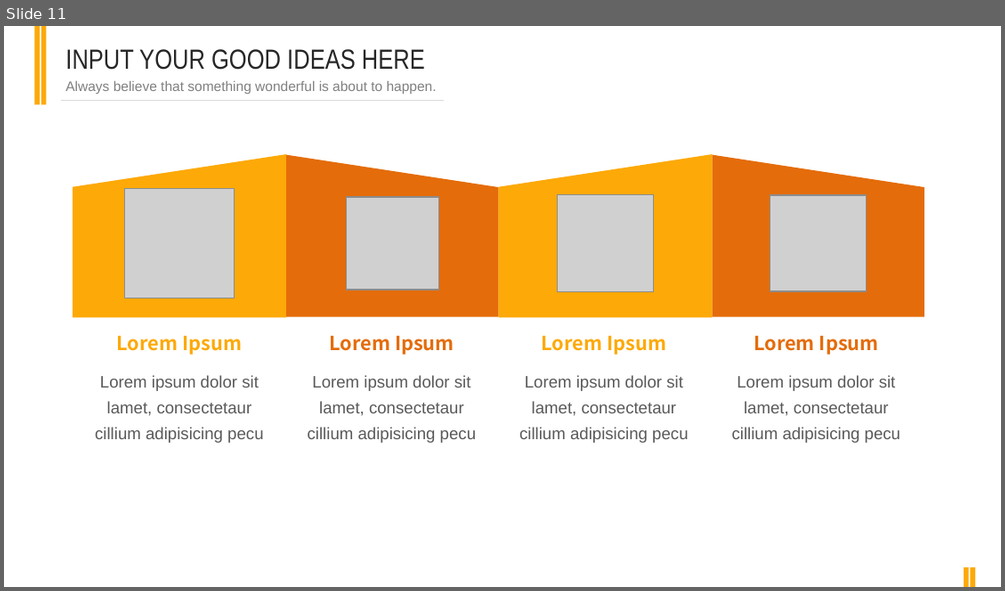
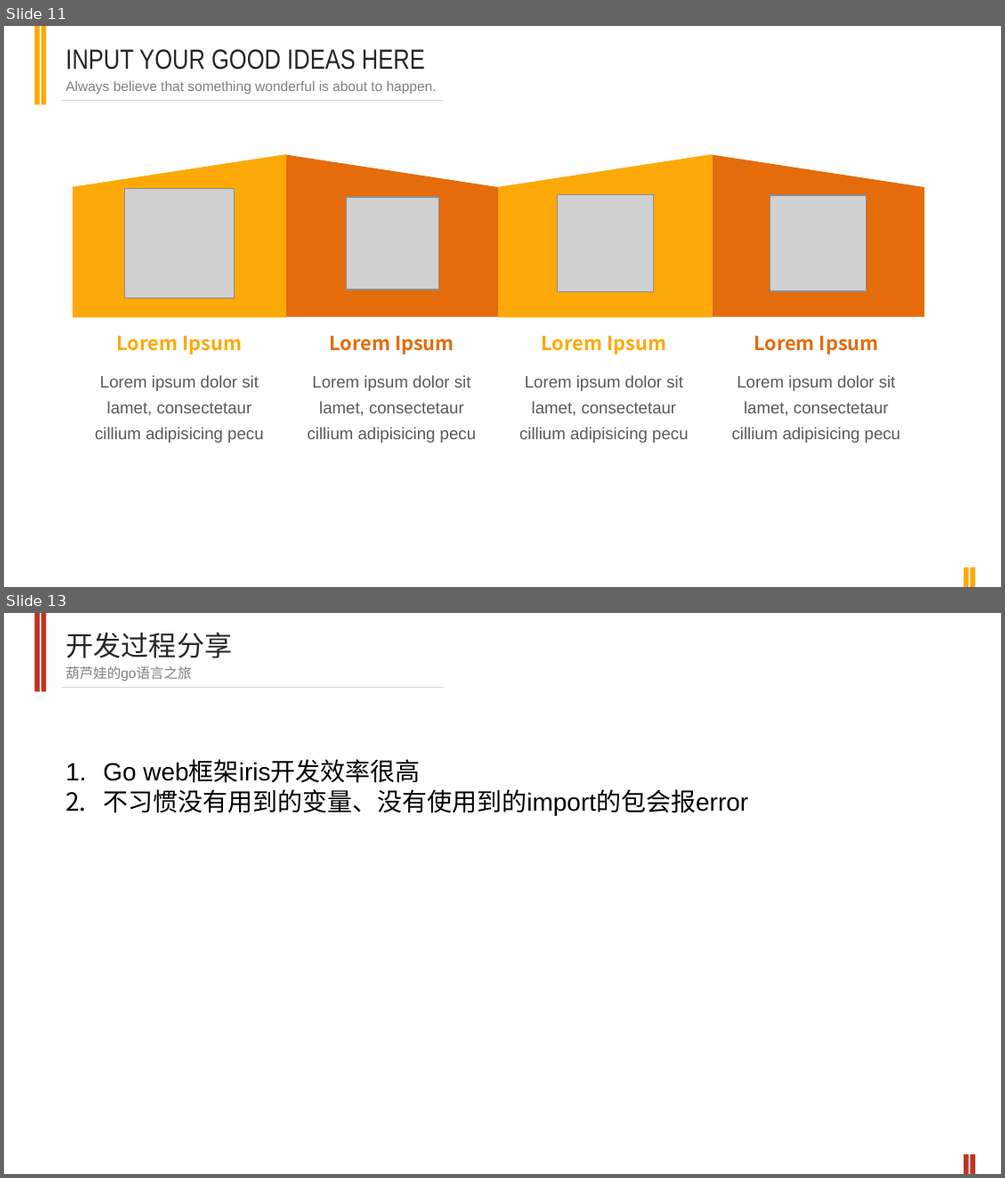
Before and after one commit to Novemser/calabashbrothersfight, a slide deck: presentation.pptx. Shown one above the other, each under a label of ours: slide 11 before the commit, slides 11 and 13 after it; the slides between them are not shown. The pictures are 1005x591 and 1005x1178 pixels, drawn with LibreOffice and Linux fonts; fonts in the diff are those of the drawing; grey boxes stand for pictures. Boxes give left, top, right and bottom in pixels: in the first picture for what was removed or moved away, otherwise in the second. Text is boxed around its words. In the diff, an @@ line names an element or a change of style, - is before the commit and + after.

```diff
--- a/presentation.pptx
+++ b/presentation.pptx
@@ slide 13 added at (4,613,1001,1174), background #FFFFFF; not listed: 1 template element that a slide beside it also shows @@
@@ rectangle added at (35,613,40,691), fill #BF3420 @@
@@ rectangle added at (40,613,46,691), fill #BF3420 @@
@@ text added at (65,632,232,658), 20 pt, text #262626 @@
+开发过程分享
@@ text added at (65,666,191,681), 10 pt, text #808080 @@
+葫芦娃的go语言之旅
@@ text added at (103,761,748,816), 18 pt, text #000000 @@
+1. Go web框架iris开发效率很高
+2. 不习惯没有用到的变量、没有使用到的import的包会报error
@@ line added from (170, 881) to (253, 881), #FFFFFF 0.75 pt @@
@@ rectangle added at (964,1154,969,1174), fill #BF3420 @@
@@ rectangle added at (970,1154,975,1174), fill #BF3420 @@
```
Also in this commit, not shown: 1 slide changed, 4 slides removed.
